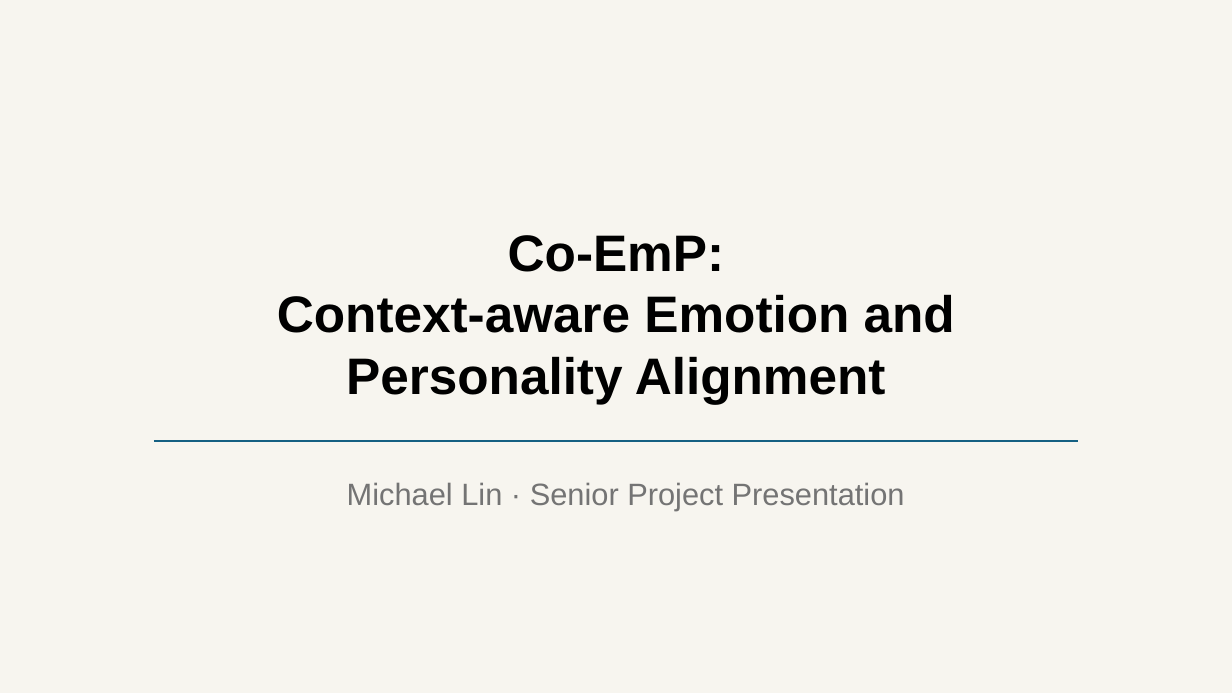
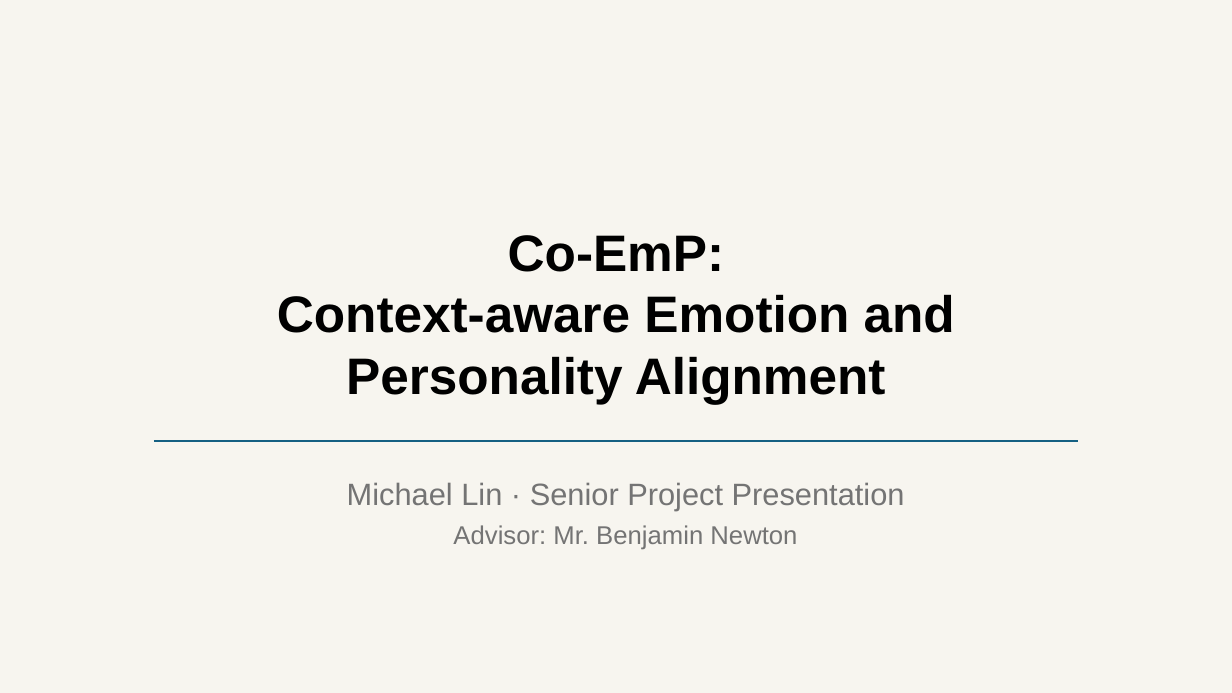
Before and after one commit to MichaelLin3333/Co-EmP, a slide deck: slide 1 of MichaelLin_presentation.pptx. Drawn at 1232x693 pixels with LibreOffice and Linux fonts; fonts in the diff are those of the drawing. Boxes give left, top, right and bottom in pixels: in the first picture for what was removed or moved away, otherwise in the second. Text is boxed around its words. In the diff, an @@ line names an element or a change of style, - is before the commit and + after.

```diff
--- a/MichaelLin_presentation.pptx
+++ b/MichaelLin_presentation.pptx
@@ text added at [453, 525, 797, 550], 20 pt, text #747474 @@
+Advisor: Mr. Benjamin Newton
```
Also in this commit, not shown: 1 slide added, 2 other files.
